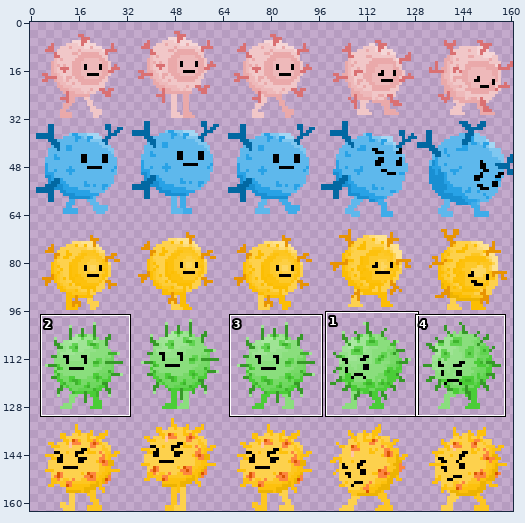
Edited in one commit: sprite sheet (src/resources/tinyCharacters.png). Above, an overview of the earlier version with the close-up marked.
Close-up. First the earlier version:
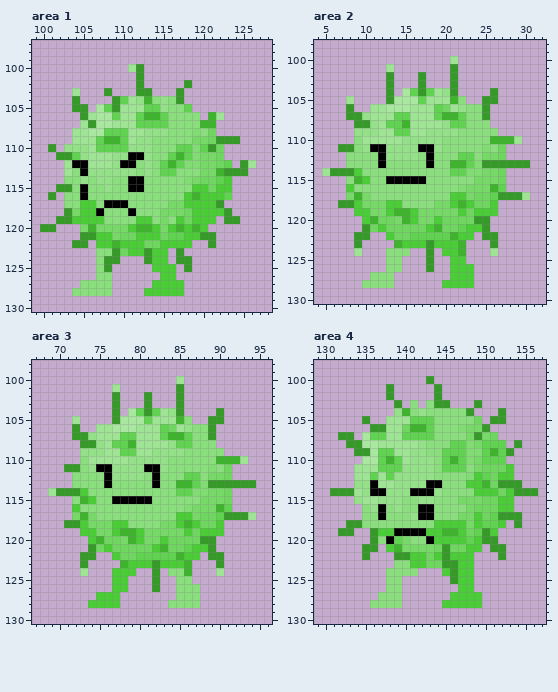
The file is 161x164 pixels. Colours within 5 levels of each other are drawn and written as one. Shown: area 1: x 99..128, y 97..130; area 2: x 4..32, y 98..130; area 3: x 67..96, y 98..130; area 4: x 129..157, y 98..130. The old version is drawn lined up with the new one, on the new canvas. The commit also changed other parts of the picture, which this record leaves out.
New version:
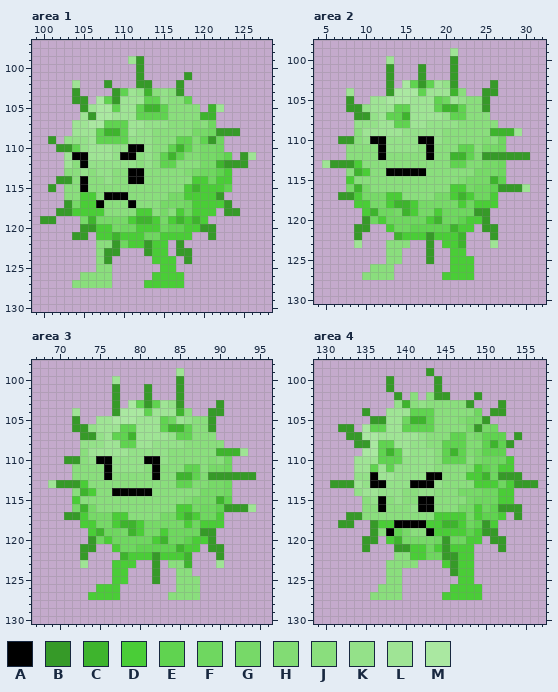
Palette (. is transparent): A #000000  B #369a28  C #3eb42d  D #4acd37  E #60d350  F #6fd760  G #77d968  H #82dc74  J #8ade7d  K #94e189  L #9fe495  M #aae8a1
Change:
canvas 161x164 -> 161x163 (the part of the old canvas that was cut away was empty and is not shown)
Changed rows in their new state; - is an unchanged pixel.
Area 1:
first column x 100:
 99 -----------LB--------------
100 -----------.---------------
101 ------------------B--------
102 ----L---B----B---B.--------
103 ----B---.BELKCJKJ----------
104 -----B-ME-L-LEE--JE--------
105 ----.-L-ME--ECCE--JJ-CL----
106 -----LB--L---EE-----C-.----
107 ----L-M-EEE-LKKK---HJF-----
108 ------LECC--K-JJ---GG-BBB--
109 -B-KKK--EE-K-----EEHEBF..--
110 -.BBE--LLKKAA---EC--GG-----
111 --.LAA----A-J--ECEH----E-BL
112 ----J-KKK-KK----EJJJ--CBB-.
113 ---J-KJ--JJAAJ-JJ-HGFFED..-
114 --BB-A-J----------JDD-D----
115 -B.J----J--JJ-----DC-D-E---
116 -.---DD-AAA-----GG-D--B.---
117 ---BG--AJJJA---G--F---DB---
118 --B-D--D---JDD--JD----.-B--
119 BB...GCGGGGDCCD-DCDC-.-..--
120 ..---BBDD-FFDD-FEE-DBB-----
121 ----B-.--CDD-FFDDD-..------
122 ----..-JJBF--BD-.B.--.-----
123 --------B-...-----B--------
124 ---------.---.--D.---------
125 --------J-----.---.--------
126 -----JJ-------D--D---------
127 ----J--------D-------------
128 ----.....----.....---------
Area 2:
first column x 5:
 99 ----------------L---------
100 --------L-------B---------
101 --------B---B-------------
103 ----------ME-ELK-----B----
104 ---L-----M-MEL-LCJ--B-----
105 ---B--LLM--LL-EFLKJJ-.----
106 ----BK--LEE----CCE--------
107 ---.-BK-E-C---LKE---J-----
108 ----KK--L-E--KK-KJ---J----
109 ----JLL--LKKK--JJ----CCCL-
110 --BB-KAAKK--AA------HJF..-
111 --.J-JJ-----J-J--EE-GG----
112 --------JJJJ----CC-HBBBBBB
113 LBBBD--J-----J--EEH-GGF...
114 ...JCD--AAAAA---JJJG------
115 ---DJJ--JJJJJ----HG--CE---
116 ---GCG----------DD-FFEBBBL
117 --BBD-GGDD----GG-CD--D....
118 --..-D---CCDGG--GDFDD-----
119 ----.-CFFG----DFFF-BB.----
120 -----BFD-FFFFDC--EDD------
121 ----B-..D--EEEEECD-.-B----
122 -----.--.CDDDBDDDC.-.-----
123 ----L---JJJ..-.------L----
124 ----.-----.----.-D---.----
125 ------------------D-------
126 ------JJ-.---.------------
127 -----J---------D----------
128 -----....------....-------
Area 3:
first column x 69:
 99 ----------------L---------
100 --------L-------B---------
101 --------B---B-------------
103 ----------ME-ELK-----B----
104 ---L-----M-MEL-LCJ--B-----
105 ---B--LLM--LL-EFLKJJ-.----
106 ----BK--LEE----CCE--------
107 ---.-BK-E-C---LKE---J-----
108 ----KK--L-E--KK-KJ---J----
109 ----JLL--LKKK--JJ----CCCL-
110 --BB-KAAKK--AA------HJF..-
111 --.J-JJ-----J-J--EE-GG----
112 --------JJJJ----CC-HBBBBBB
113 LBBBD--J-----J--EEH-GGF...
114 ...JCD--AAAAA---JJJG------
115 ---DJJ--JJJJJ----HG--CE---
116 ---GCG----------DD-FFEBBBL
117 --BBD-GGDD----GG-CD--D....
118 --..-D---CCDGG--GDFDD-----
119 ----.-CFFG----DFFF-BB.----
120 -----BFD-FFFFDC--EDD------
121 ----B-..D--EEEEECD-.-B----
122 -----.--.CDDDBDDDC.-.-----
123 ----L---DD-..-.JJ----L----
124 ----.-----.----.-J---.----
125 ------------------J-------
126 ------DD-.---.------------
127 -----D---------J----------
128 -----....------....-------
Area 4:
first column x 131:
 99 ------------B-------------
100 -------B----.B------------
102 -------.B-J-J-B---B-------
103 --------KC-K-JJJJB.--B----
104 ----B--LLLEEE----JF-B-----
105 ----.BB--FCC----HGGB..----
106 -BB-MEE--EEE----J-BGF-----
107 -.-B-ML--LLKJ--EEHGEEE-B--
108 --.-B-EE--K---E---H-C-B.--
109 ---.M--CE---K--C--G-E-.---
110 ---LLL-E-K-----E-J-FFFD---
111 -----EL-K-----JJJHDE-D----
112 ---KKA-L----AA---D-C-BBB--
113 BBBL--AK--AA-K---J-DDFD-BB
114 ...KLLK--JJKKJ--GGGFFD-...
115 ---.JKAJ---AA---J-F-------
116 -----J--J-K-----G-D-EBBB--
117 --BB--J---JJJDDDD--E-D.---
118 -B-..BDDAAAAD-CC-FEBD.-.--
119 -..---JAEGJJA-DD-ED-B-----
120 ----B-.DC-GGGFBFFD-.-B----
121 -----.-.BBDDFD-DD-.-.-----
122 ----.---JJ---F-B-----.----
123 -------J--J...D-----------
124 ---------..---.-----------
125 ---------------.----------
126 ------J--------D--D-------
127 -----J--------D-----------
128 -----....-----.....-------
Changed places in both close-ups, as pixel boxes (x1, y1, x2, y2):
changed: (40, 56, 256, 296)
changed: (322, 48, 530, 288)
changed: (48, 368, 256, 608)
changed: (330, 368, 538, 608)
